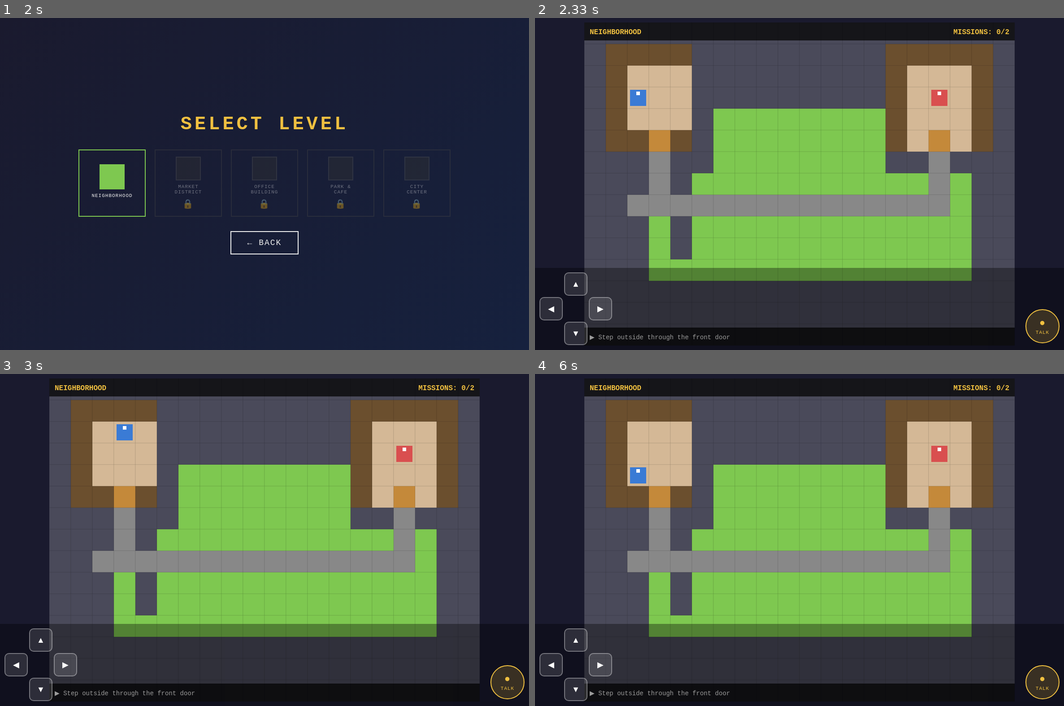
Above: before the commit, frames 1-4 (two rows, left to right).
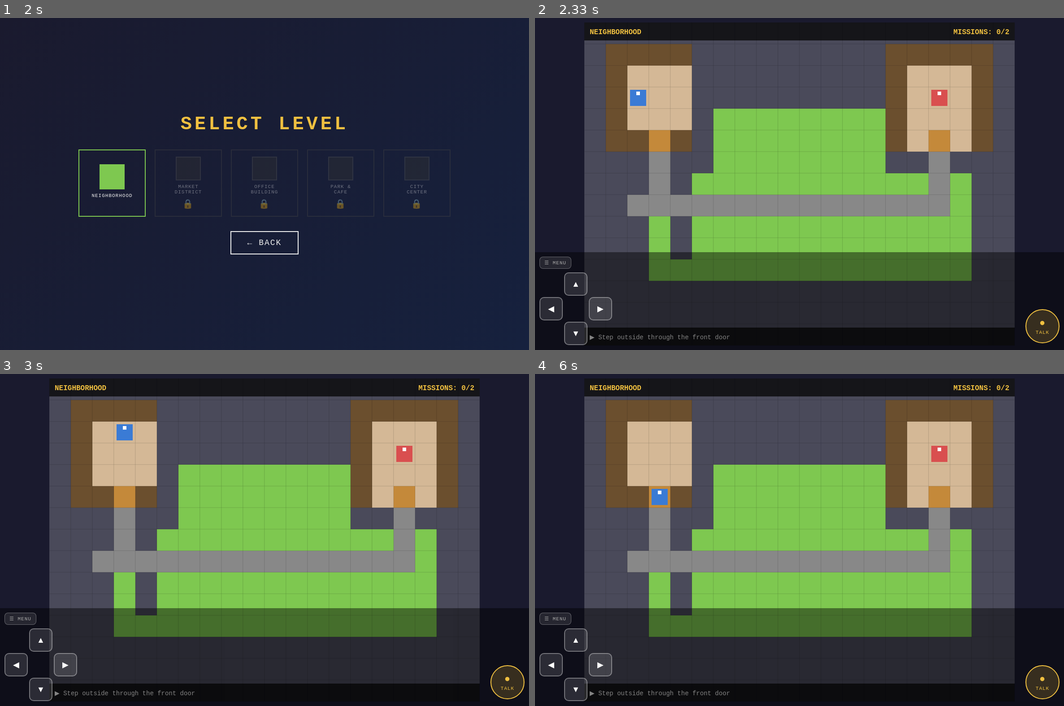
Above: after the commit, the same moments.

Repository: muneeffaisalav-stack/EnvGameWeb
Game: browser game, page index.html
The game is run twice, just before and just after one commit, with the same random seed, the same clock (stepped at 60 frames per second) and the same inputs.
Inputs:
- Up to frame 1 (2 s): click "START GAME" at 0.27 s; hold D 1.03-1.53 s; click "← BACK" at 1.27 s; tap Ctrl at 1.52 s; hold S 1.58-1.85 s; click "START GAME" at 1.77 s; hold A from 1.9 s (still down)
- Up to frame 2 (2.33 s): keep holding A; click "NEIGHBORHOOD" at 2.02 s; tap Enter at 2.27 s
- Up to frame 3 (3 s): release A at 2.47 s; hold W 2.52-2.82 s; click "● TALK" at 2.77 s; hold D from 2.87 s (still down)
- Up to frame 4 (6 s): click "▶" at 3.52 s; release D at 3.53 s; hold W 3.58-3.82 s; hold A 3.87-4.3 s; click "▲" at 4.27 s; hold S 4.35-4.68 s; hold D 4.73-5.23 s; click "◀" at 5.02 s; hold S 5.28-5.55 s; hold A from 5.6 s (still down); click "▼" at 5.77 s

Frame 1 is identical in both runs. In frame 2, 3.9% of the frame differs, in the area x 0-91%, y 70-76%; in frame 3, 3.9%; in frame 4, 4.2%, in the area x 0-91%, y 28-76%.

Commit message:
fix: switch touch controls to pointerdown/pointerup for reliable mobile input
- Replace touchstart/touchend with pointerdown/pointerup/pointercancel so
  controls work consistently across iOS Safari, Chrome Android, and Samsung
- Add setPointerCapture so held-direction tracks even if finger drifts off button
- Fix z-index: touch-controls now 15 (below dialogue z-20 and mission z-30)
  so NPC dialogue choice buttons are always tappable
- Add mobile padding-bottom to dialogue-overlay so it clears the control bar
- Add MENU back button (id=btn-back-tc) above D-pad for returning to level select
- Add touch-action:none on #touch-controls container to suppress scroll conflicts

Co-Authored-By: Claude Sonnet 4.6 <noreply@anthropic.com>

Diff:
--- a/game/screens/GameScreen.js
+++ b/game/screens/GameScreen.js
@@ -174,15 +174,20 @@
         this._player.tryMove(dc, dr, this._tileMap)
         this._checkReachLocation()
       }
-      const onStart = e => { e.preventDefault(); move(); timer = setInterval(move, 140) }
-      const onStop  = () => { clearInterval(timer); timer = null }
-      btn.addEventListener('touchstart', onStart, { passive: false })
-      btn.addEventListener('touchend',   onStop)
-      btn.addEventListener('touchcancel', onStop)
+      const onDown = e => {
+        e.preventDefault()
+        try { btn.setPointerCapture(e.pointerId) } catch (_) {}
+        move()
+        timer = setInterval(move, 140)
+      }
+      const onUp = () => { clearInterval(timer); timer = null }
+      btn.addEventListener('pointerdown',  onDown)
+      btn.addEventListener('pointerup',    onUp)
+      btn.addEventListener('pointercancel', onUp)
       cleanups.push(() => {
-        btn.removeEventListener('touchstart', onStart)
-        btn.removeEventListener('touchend',   onStop)
-        btn.removeEventListener('touchcancel', onStop)
+        btn.removeEventListener('pointerdown',  onDown)
+        btn.removeEventListener('pointerup',    onUp)
+        btn.removeEventListener('pointercancel', onUp)
         clearInterval(timer)
       })
     }
@@ -199,8 +204,15 @@
         if (this._dialogue.isOpen() || this._missionOverlayOpen) return
         if (this._adjacentNpc) this._openDialogue(this._adjacentNpc)
       }
-      actionBtn.addEventListener('touchstart', onAction, { passive: false })
-      cleanups.push(() => actionBtn.removeEventListener('touchstart', onAction))
+      actionBtn.addEventListener('pointerdown', onAction)
+      cleanups.push(() => actionBtn.removeEventListener('pointerdown', onAction))
+    }
+
+    const backBtn = tc.querySelector('#btn-back-tc')
+    if (backBtn) {
+      const onBack = () => this._game.switchScreen('levelSelect')
+      backBtn.addEventListener('pointerdown', onBack)
+      cleanups.push(() => backBtn.removeEventListener('pointerdown', onBack))
     }
 
     return () => { cleanups.forEach(fn => fn()); tc.style.display = 'none' }
--- a/index.html
+++ b/index.html
@@ -12,14 +12,17 @@
   <div id="dialogue-overlay"></div>
   <div id="mission-overlay"></div>
   <div id="touch-controls" style="display:none">
-    <div class="dpad">
-      <button class="dpad-btn" id="btn-up">▲</button>
-      <div class="dpad-middle">
-        <button class="dpad-btn" id="btn-left">◀</button>
-        <div class="dpad-center"></div>
-        <button class="dpad-btn" id="btn-right">▶</button>
+    <div class="tc-left">
+      <button class="tc-back" id="btn-back-tc">☰ MENU</button>
+      <div class="dpad">
+        <button class="dpad-btn" id="btn-up">▲</button>
+        <div class="dpad-middle">
+          <button class="dpad-btn" id="btn-left">◀</button>
+          <div class="dpad-center"></div>
+          <button class="dpad-btn" id="btn-right">▶</button>
+        </div>
+        <button class="dpad-btn" id="btn-down">▼</button>
       </div>
-      <button class="dpad-btn" id="btn-down">▼</button>
     </div>
     <button class="action-btn" id="btn-action">
       <span style="font-size:22px;">●</span>
--- a/style.css
+++ b/style.css
@@ -36,6 +36,12 @@
   padding-bottom: 40px;
   z-index: 20;
   background: rgba(0,0,0,0.4);
+}
+
+@media (max-width: 960px) {
+  #dialogue-overlay {
+    padding-bottom: 160px;
+  }
 }
 
 #mission-overlay {
@@ -90,10 +96,32 @@
   display: flex;
   justify-content: space-between;
   align-items: flex-end;
-  background: rgba(0,0,0,0.35);
-  z-index: 40;
+  background: rgba(0,0,0,0.45);
+  z-index: 15;
   user-select: none;
   -webkit-user-select: none;
+  touch-action: none;
+}
+
+.tc-left {
+  display: flex;
+  flex-direction: column;
+  gap: 8px;
+}
+
+.tc-back {
+  background: rgba(255,255,255,0.1);
+  border: 1px solid rgba(255,255,255,0.3);
+  border-radius: 8px;
+  color: #aaa;
+  font-family: 'Courier New', monospace;
+  font-size: 11px;
+  letter-spacing: 1px;
+  padding: 6px 10px;
+  cursor: pointer;
+  touch-action: none;
+  -webkit-tap-highlight-color: transparent;
+  align-self: flex-start;
 }
 
 .dpad {
